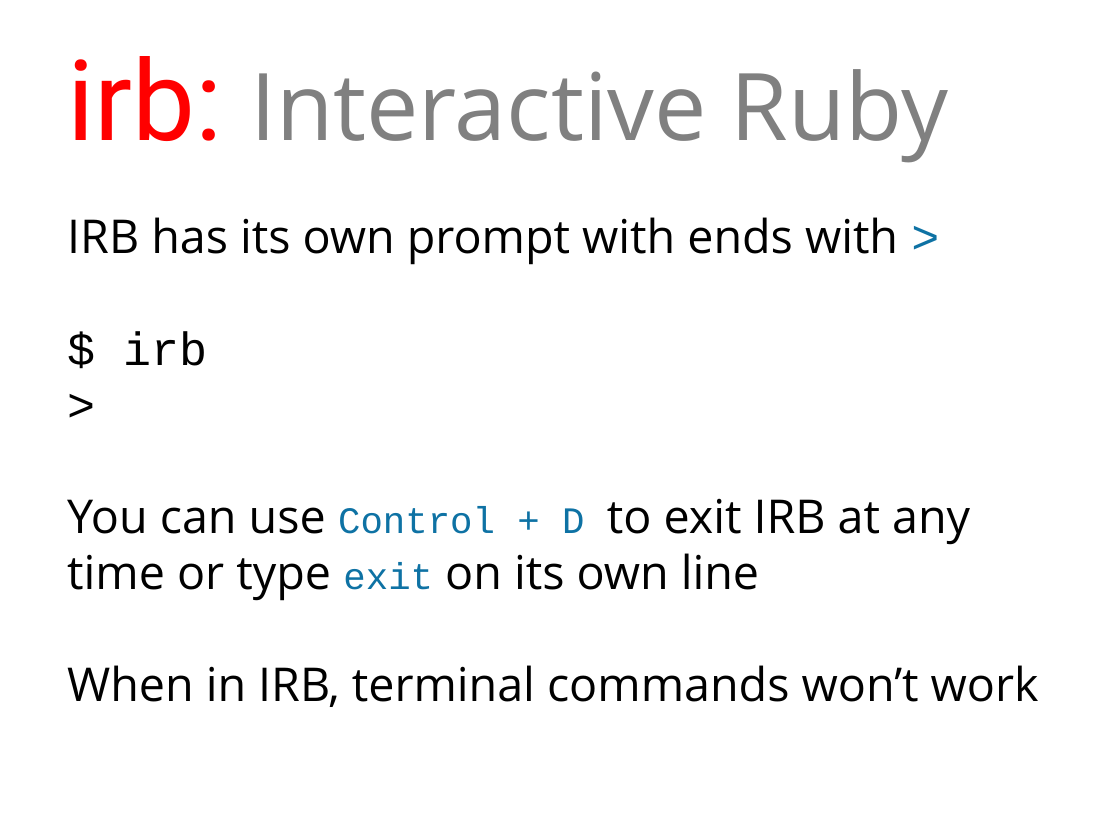
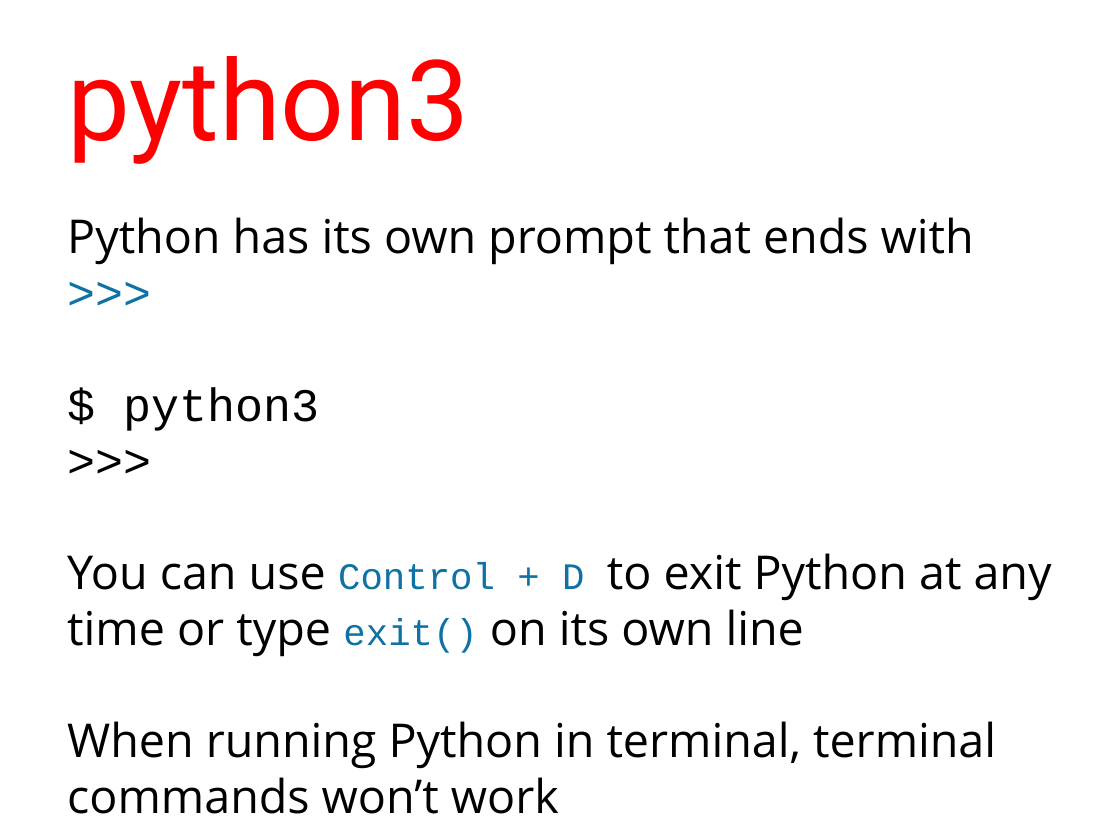
Before and after one commit to humanitiesprogramming/slides, a slide deck: slide 26 of 2017/python/B Done - ish/Python Programming Concepts I.pptx. Drawn at 1120x840 pixels with LibreOffice and Linux fonts; fonts in the diff are those of the drawing. Boxes give left, top, right and bottom in pixels: in the first picture for what was removed or moved away, otherwise in the second. Text is boxed around its words. In the diff, an @@ line names an element or a change of style, - is before the commit and + after.

Commit message:
First round converting Ruby slides to Python.

```diff
--- a/2017/python/B Done - ish/Python Programming Concepts I.pptx
+++ b/2017/python/B Done - ish/Python Programming Concepts I.pptx
@@ title at (x1=67, y1=56, x2=469, y2=164): text changed; size 60 to 72 pt; font Open Sans to Roboto; text colour #808080 to #FF0000 @@
-irb: Interactive Ruby
+python3
@@ text at (x1=67, y1=217, x2=1052, y2=814): text changed @@
-IRB has its own prompt with ends with >
-$ irb
->
-You can use Control + D to exit IRB at any time or type exit on its own line
-When in IRB, terminal commands won’t work
+Python has its own prompt that ends with >>>
+$ python3
+>>>
+You can use Control + D to exit Python at any time or type exit() on its own line
+When running Python in terminal, terminal commands won’t work
```
Also in this commit, not shown: 38 other slides changed.
